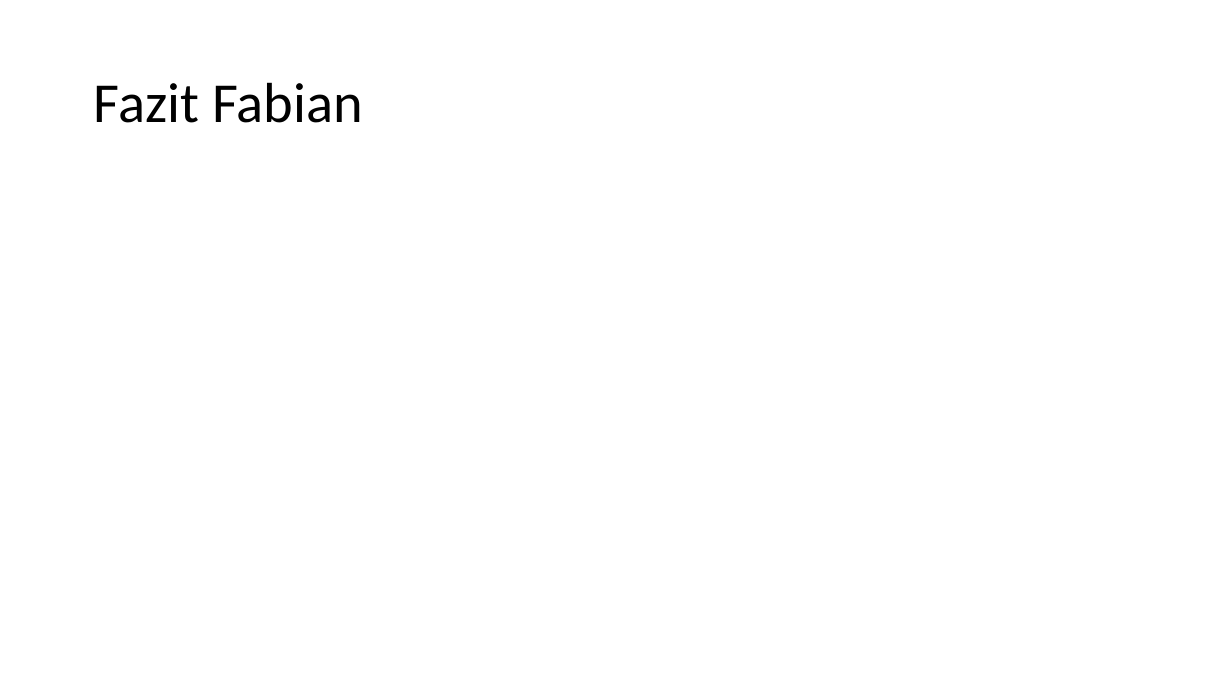
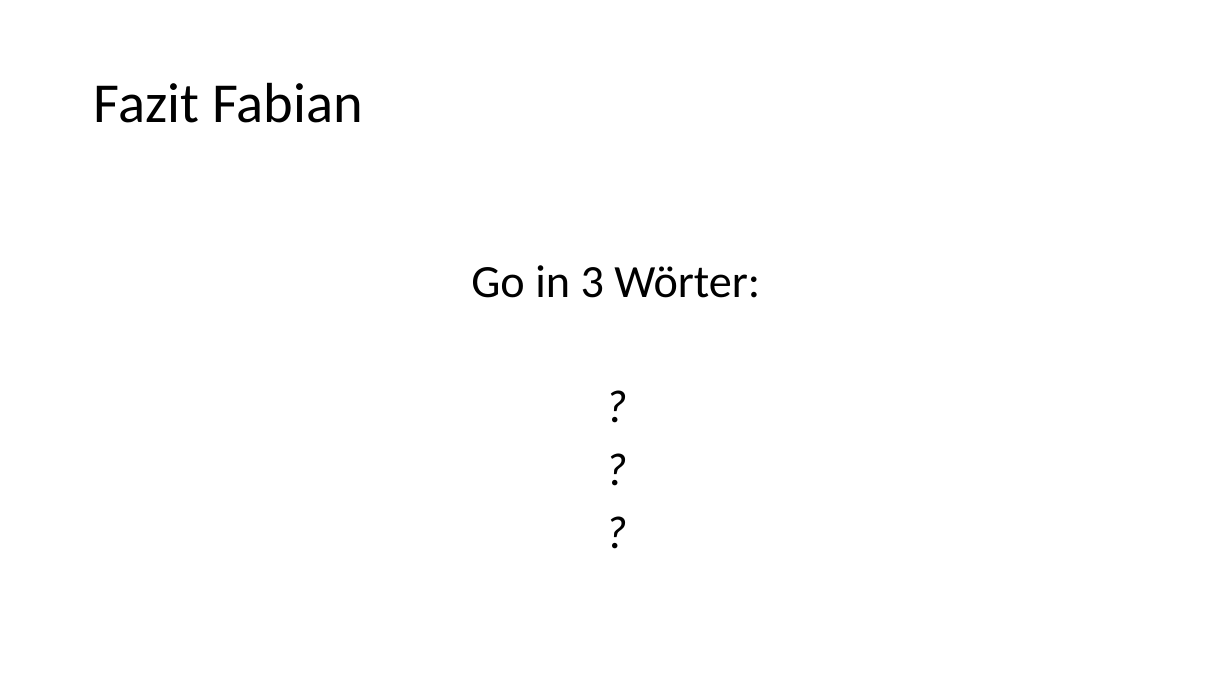
Before and after one commit to alexsuter/golang-experience, a slide deck: slide 10 of presi/presi.pptx. Drawn at 1232x693 pixels with LibreOffice and Linux fonts; fonts in the diff are those of the drawing. Boxes give left, top, right and bottom in pixels: in the first picture for what was removed or moved away, otherwise in the second. Text is boxed around its words. In the diff, an @@ line names an element or a change of style, - is before the commit and + after.

Commit message:
presi fazit alex

```diff
--- a/presi/presi.pptx
+++ b/presi/presi.pptx
@@ text added at <box>471,265,760,298</box>, 36 pt, text #000000 @@
+Go in 3 Wörter:
+?
+?
+?
```
Also in this commit, not shown: 1 other slide changed.
